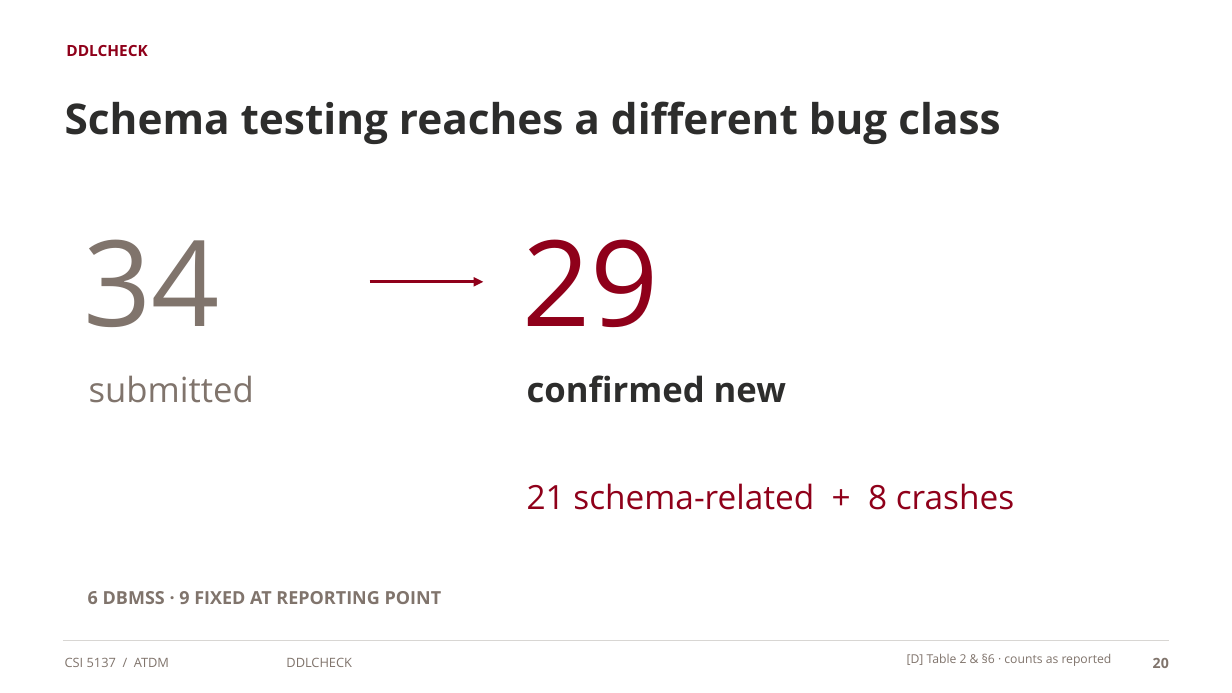
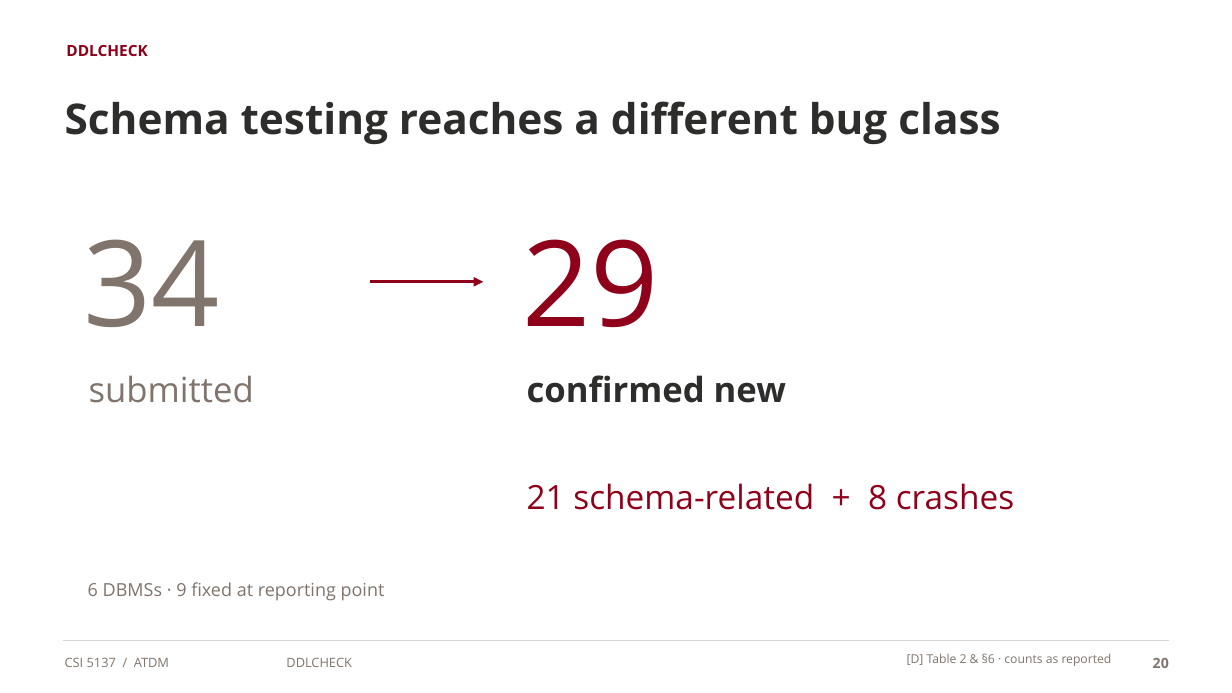
Before and after one commit to seofernando25/csi5137-atdm-db-project, a slide deck: slide 20 of presentation/v2/CSI5137_ATDM_visual_deck_v2.pptx. Drawn at 1232x693 pixels with LibreOffice and Linux fonts; fonts in the diff are those of the drawing. Boxes give left, top, right and bottom in pixels: in the first picture for what was removed or moved away, otherwise in the second. Text is boxed around its words. In the diff, an @@ line names an element or a change of style, - is before the commit and + after.

```diff
--- a/presentation/v2/CSI5137_ATDM_visual_deck_v2.pptx
+++ b/presentation/v2/CSI5137_ATDM_visual_deck_v2.pptx
@@ text at (88,582,385,601): text changed; bold off @@
-6 DBMSS · 9 FIXED AT REPORTING POINT
+6 DBMSs · 9 fixed at reporting point
```
Also in this commit, not shown: 4 other files.
